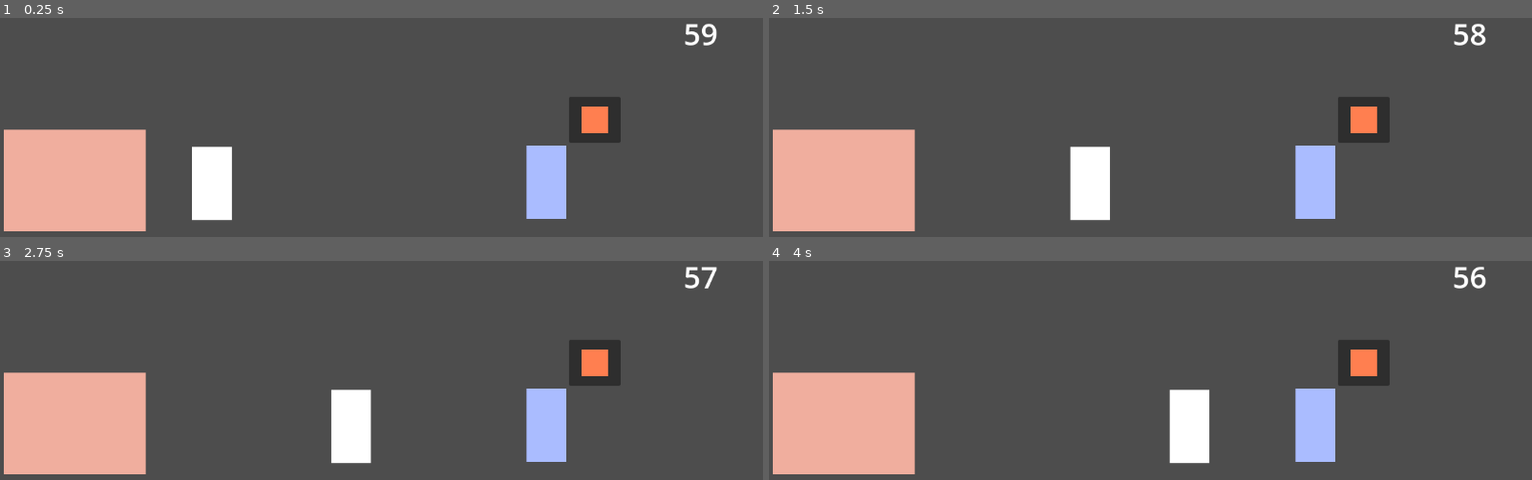
Above: before the commit, frames 1-4 (two rows, left to right).
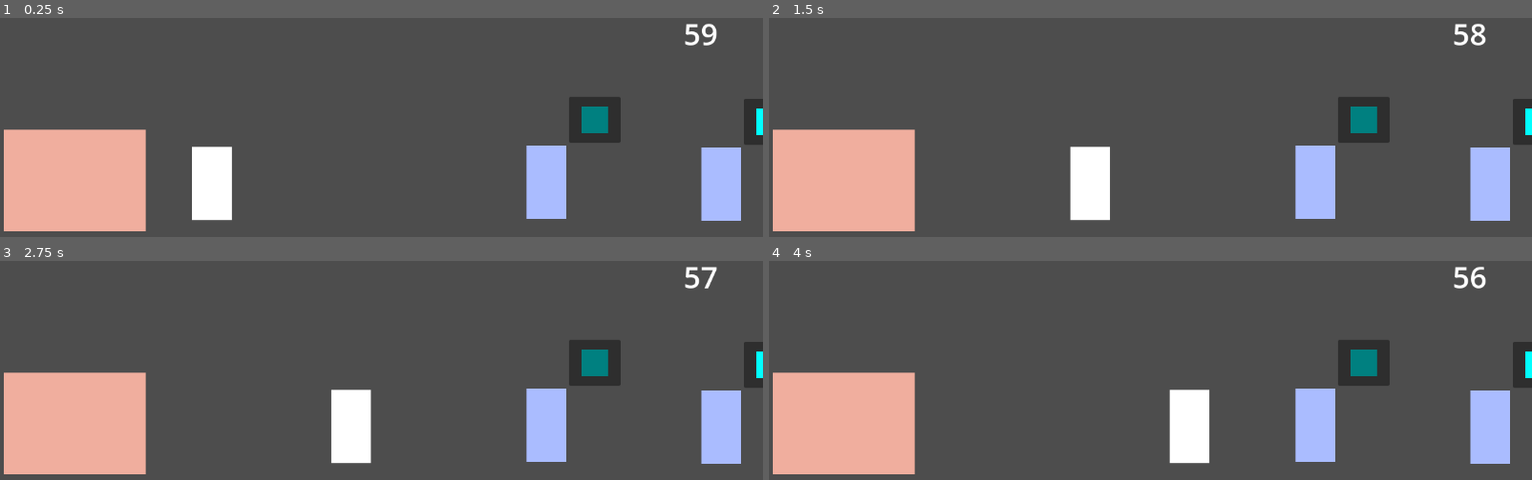
Above: after the commit, the same moments.

Repository: fNathan123/Ikadev2
Game: Godot game, scene res://game/game.tscn
The game is run twice, just before and just after one commit, with the same random seed, the same clock (stepped at 60 frames per second) and the same inputs. The project has no main scene, so this scene is started directly.
Inputs:
- Up to frame 1 (0.25 s): no input
- Up to frame 2 (1.5 s): tap Enter at 0.5 s; hold Right (move_right) 0.53-1.28 s; hold Space (interact) 0.53-1.28 s; hold Left (move_left) from 1.28 s (still down); tap Space (interact) at 1.35 s
- Up to frame 3 (2.75 s): release Left (move_left) at 2.03 s; hold Right (move_right) from 2.03 s (still down); hold Space (interact) from 2.03 s (still down)
- Up to frame 4 (4 s): release Space (interact) at 2.78 s; tap Space (interact) at 2.85 s; release Right (move_right) at 3.53 s; hold Left (move_left) from 3.53 s (still down); hold Space (interact) from 3.53 s (still down)

The runs differ from the first frame. In frame 1, 2.7% of the frame differs, in the area x 76-100%, y 36-93%; in frame 2, 2.7%; in frame 3, 2.7%; in frame 4, 2.7%.

Commit message:
Feat : adding npc implementation

Diff:
--- a/game/game.tscn
+++ b/game/game.tscn
@@ -35,3 +35,12 @@
 
 [node name="npc" parent="." instance=ExtResource("3_dxrkv")]
 position = Vector2(826, 310)
+
+[node name="npc2" parent="." instance=ExtResource("3_dxrkv")]
+position = Vector2(1090, 313)
+
+[node name="npc3" parent="." instance=ExtResource("3_dxrkv")]
+position = Vector2(1341, 312)
+
+[node name="npc4" parent="." instance=ExtResource("3_dxrkv")]
+position = Vector2(1580, 314)
--- a/game/gamedata/GameData.gd
+++ b/game/gamedata/GameData.gd
@@ -5,10 +5,24 @@
 var initial_timer : IntegerValue;
 var player_score : IntegerValue;
 var character_speed : int;
-var package_pool : Array[int]
+var package_pool : Array[int];
+var npc_ids : Array[int];
 
 func init_data() -> void:
     initial_timer = IntegerValue.new().init(60);
     player_score = IntegerValue.new().init(0);
     character_speed = 300;
-    package_pool = [0,1,2,3]
+    package_pool = [0,1,2,3];
+    package_pool.shuffle();
+    npc_ids = [0,1,2,3];
+
+var last_npc_idx :int = 0;
+func get_npc_id()->int:
+    if last_npc_idx> npc_ids.size()-1:
+        return -1;
+    var res = npc_ids[last_npc_idx];
+    last_npc_idx+=1;
+    return res;
+
+func get_npc_package(npc_id:int)->int:
+    return package_pool[npc_id];
--- /dev/null
+++ b/game/npc/NPC.gd
@@ -0,0 +1,13 @@
+class_name NPC
+
+extends Node2D
+
+var model : NPCModel :
+    get : return model;
+
+@export var view : NPCView;
+
+func _ready():
+    model = NPCModel.new();
+    await model.init_async();
+    view.set_package_type(model.package_id);
--- /dev/null
+++ b/game/npc/NPCModel.gd
@@ -0,0 +1,13 @@
+class_name NPCModel
+
+var id : int :
+    get: return id;
+
+var package_id : int :
+    get: return package_id;
+
+func init_async():
+    if(!GameService.is_ready):
+        await GameService.instance.wait_service();
+    id = GameService.instance.data.get_npc_id();
+    package_id = GameService.instance.data.get_npc_package(id);
--- /dev/null
+++ b/game/npc/NPCView.gd
@@ -0,0 +1,21 @@
+class_name NPCView
+
+extends Node2D
+
+@export var package_graphic : ColorRect;
+
+const color1 = Color.TEAL;
+const color2 = Color.AQUA;
+const color3 = Color.RED;
+const color4 = Color.CORAL;
+
+func set_package_type(_type : int) -> void:
+	match _type:
+		0:
+			package_graphic.color = color1;
+		1:
+			package_graphic.color = color2;
+		2:
+			package_graphic.color = color3;
+		3:
+			package_graphic.color = color4;
--- a/game/npc/nodes/npc.tscn
+++ b/game/npc/nodes/npc.tscn
@@ -1,18 +1,14 @@
-[gd_scene load_steps=3 format=3 uid="uid://cj07vt82y2bne"]
+[gd_scene load_steps=4 format=3 uid="uid://cj07vt82y2bne"]
 
-[ext_resource type="PackedScene" uid="uid://dqml14qcqjv1n" path="res://game/package/node/package.tscn" id="1_5qr2g"]
+[ext_resource type="Script" uid="uid://rloru520i3rn" path="res://game/npc/NPC.gd" id="1_beknv"]
+[ext_resource type="Script" uid="uid://ba4rkfs82iy8t" path="res://game/npc/NPCView.gd" id="2_85gtb"]
 
 [sub_resource type="RectangleShape2D" id="RectangleShape2D_maasg"]
 size = Vector2(145, 141)
 
-[node name="npc" type="Node2D"]
-
-[node name="ColorRect" type="ColorRect" parent="."]
-offset_left = -31.0
-offset_top = -56.0
-offset_right = 29.0
-offset_bottom = 55.0
-color = Color(0.666667, 0.737255, 1, 1)
+[node name="npc" type="Node2D" node_paths=PackedStringArray("view")]
+script = ExtResource("1_beknv")
+view = NodePath("view")
 
 [node name="Area2D" type="Area2D" parent="."]
 
@@ -20,11 +16,33 @@
 position = Vector2(0, -13)
 shape = SubResource("RectangleShape2D_maasg")
 
-[node name="Panel" type="Panel" parent="."]
+[node name="view" type="Node2D" parent="." node_paths=PackedStringArray("package_graphic")]
+script = ExtResource("2_85gtb")
+package_graphic = NodePath("Panel/PackageView")
+
+[node name="Panel" type="Panel" parent="view"]
 offset_left = 33.0
 offset_top = -130.0
 offset_right = 111.0
 offset_bottom = -60.0
 
-[node name="Package" parent="Panel" instance=ExtResource("1_5qr2g")]
+[node name="PackageView" type="ColorRect" parent="view/Panel"]
 layout_mode = 1
+anchors_preset = 8
+anchor_left = 0.5
+anchor_top = 0.5
+anchor_right = 0.5
+anchor_bottom = 0.5
+offset_left = -20.0
+offset_top = -20.0
+offset_right = 20.0
+offset_bottom = 20.0
+grow_horizontal = 2
+grow_vertical = 2
+
+[node name="ColorRect" type="ColorRect" parent="view"]
+offset_left = -31.0
+offset_top = -56.0
+offset_right = 29.0
+offset_bottom = 55.0
+color = Color(0.666667, 0.737255, 1, 1)
Not shown, added: game/npc/NPC.gd.uid
Not shown, added: game/npc/NPCModel.gd.uid
Not shown, added: game/npc/NPCView.gd.uid
